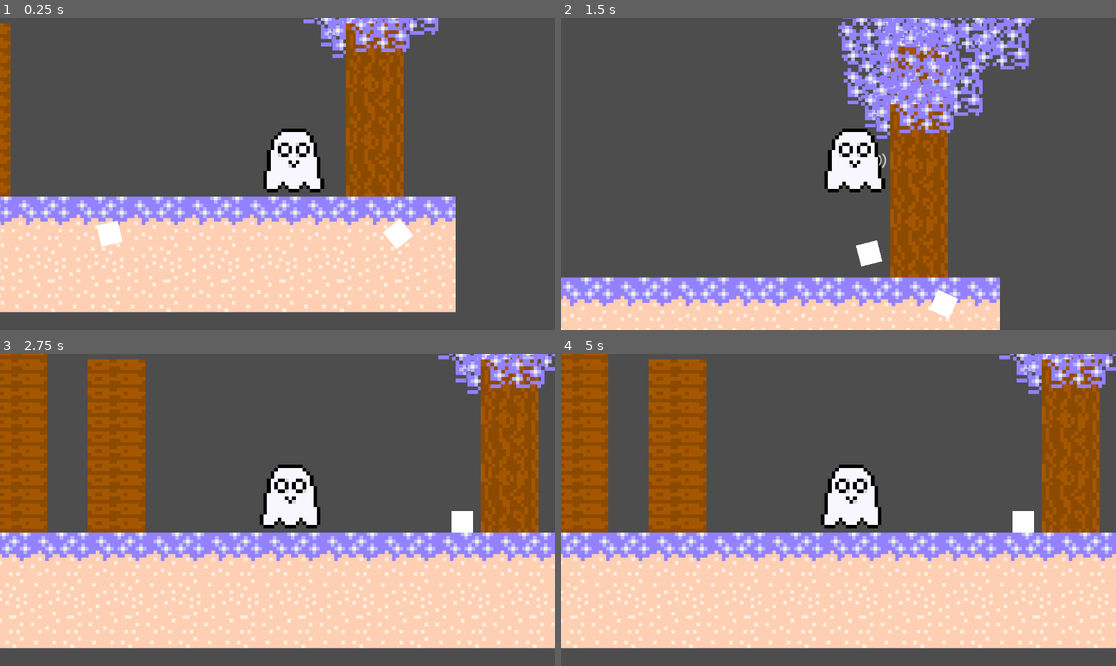
Above: before the commit, frames 1-4 (two rows, left to right).
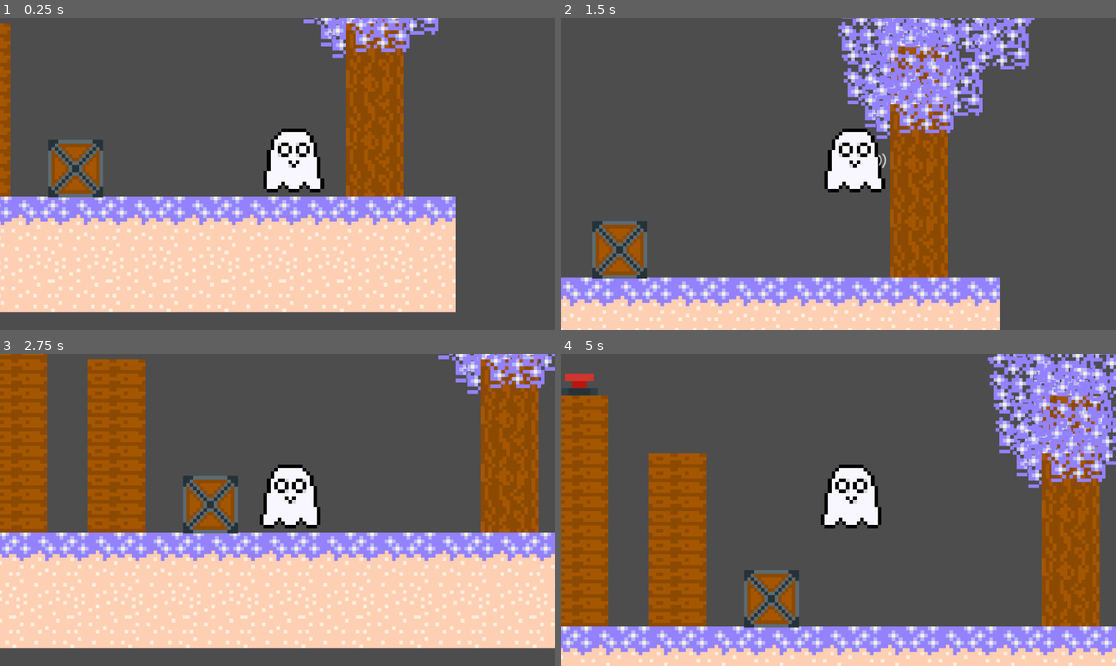
Above: after the commit, the same moments.

Repository: IonelPopJara/Game
Game: Godot game, scene res://Scenes/Level1.tscn
The game is run twice, just before and just after one commit, with the same random seed, the same clock (stepped at 60 frames per second) and the same inputs.
Inputs (mouse positions are in pixels of both pictures, inside the frame that each line leads up to):
- Up to frame 1 (0.25 s): no input
- Up to frame 2 (1.5 s): move the mouse to (960, 158) at 0.52 s; press the mouse at (960, 158) at 0.53 s; hold D (move_right) from 0.53 s (still down); tap Space (jump) at 0.77 s; move the mouse to (727, 189) at 1.27 s; release the mouse at (727, 189) at 1.28 s; tap 1 (whisper_1) at 1.35 s
- Up to frame 3 (2.75 s): tap Space (jump) at 1.52 s; move the mouse to (333, 441) at 2.02 s; release D (move_right) at 2.03 s; hold A (move_left) from 2.03 s (still down); tap 2 (whisper_2) at 2.1 s
- Up to frame 4 (5 s): move the mouse to (810, 572) at 2.77 s; release A (move_left) at 2.78 s; hold D (move_right) 2.78-4.28 s; tap 3 (whisper_3) at 2.85 s; tap Space (jump) at 3.02, 3.77, 4.52 s; move the mouse to (1005, 556) at 3.52 s; press the mouse at (1005, 556) at 3.53 s; move the mouse to (672, 463) at 4.27 s; release the mouse at (672, 463) at 4.28 s; hold A (move_left) from 4.28 s (still down); tap 1 (whisper_1) at 4.35 s

The runs differ from the first frame. In frame 1, 2.3% of the frame differs, in the area x 8-75%, y 38-75%; in frame 2, 2.3%; in frame 3, 2.0%; in frame 4, 57%, in the area x 0-100%, y 0-100%.

Commit message:
Update MovableBox sprite

Diff:
--- a/Scenes/Level1.tscn
+++ b/Scenes/Level1.tscn
@@ -59,8 +59,5 @@
 [node name="CharacterBody2D" parent="." instance=ExtResource("2_0babs")]
 position = Vector2(1503, 488)
 
-[node name="Movable Block" parent="." instance=ExtResource("3_5u8mb")]
-position = Vector2(1108, 646)
-
 [node name="Movable Block2" parent="." instance=ExtResource("3_5u8mb")]
-position = Vector2(1356, 647)
+position = Vector2(942, 488)
--- a/Scenes/movable_block.tscn
+++ b/Scenes/movable_block.tscn
@@ -1,16 +1,22 @@
-[gd_scene load_steps=4 format=3 uid="uid://dkaua2vestj0o"]
+[gd_scene load_steps=5 format=3 uid="uid://dkaua2vestj0o"]
 
-[ext_resource type="Texture2D" uid="uid://5wei6tqnb8ok" path="res://Sprites/square.png" id="1_j1v81"]
 [ext_resource type="Script" path="res://Scenes/movable_block.gd" id="1_o4mst"]
+[ext_resource type="Texture2D" uid="uid://xex8qp4dqqbn" path="res://Sprites/palette.png" id="2_5frms"]
+
+[sub_resource type="AtlasTexture" id="AtlasTexture_r6hms"]
+atlas = ExtResource("2_5frms")
+region = Rect2(360, 0, 160, 160)
 
 [sub_resource type="RectangleShape2D" id="RectangleShape2D_27jrk"]
+size = Vector2(51.8333, 52.4167)
 
 [node name="Movable Block" type="RigidBody2D"]
 script = ExtResource("1_o4mst")
 
 [node name="Sprite2D" type="Sprite2D" parent="."]
-scale = Vector2(3, 3)
-texture = ExtResource("1_j1v81")
+position = Vector2(0, 1.5)
+scale = Vector2(0.95, 0.99375)
+texture = SubResource("AtlasTexture_r6hms")
 
 [node name="CollisionShape2D" type="CollisionShape2D" parent="."]
 scale = Vector2(3, 3)
Not shown: 1 places in Scenes/Level1.tscn that only renumber resources
